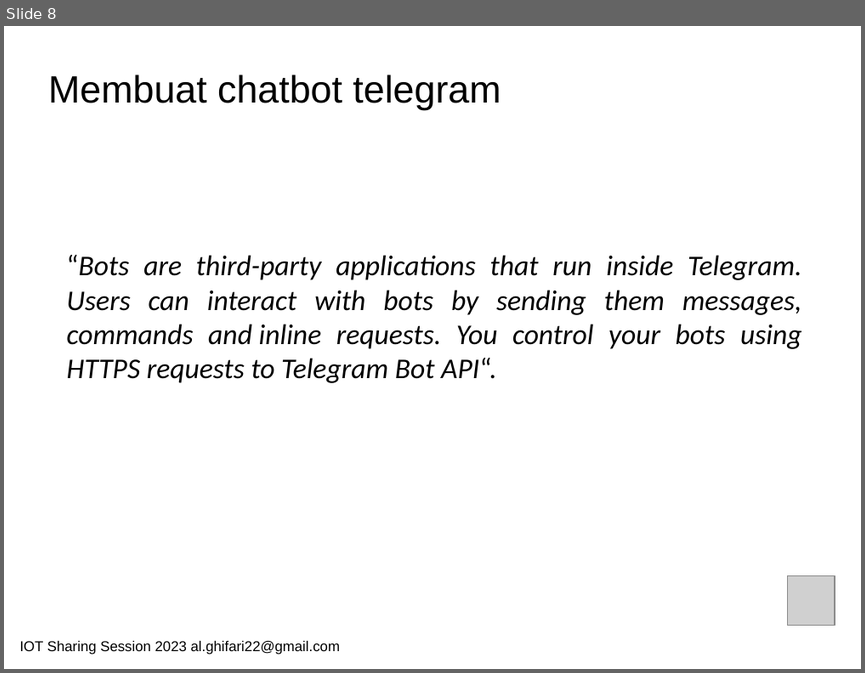
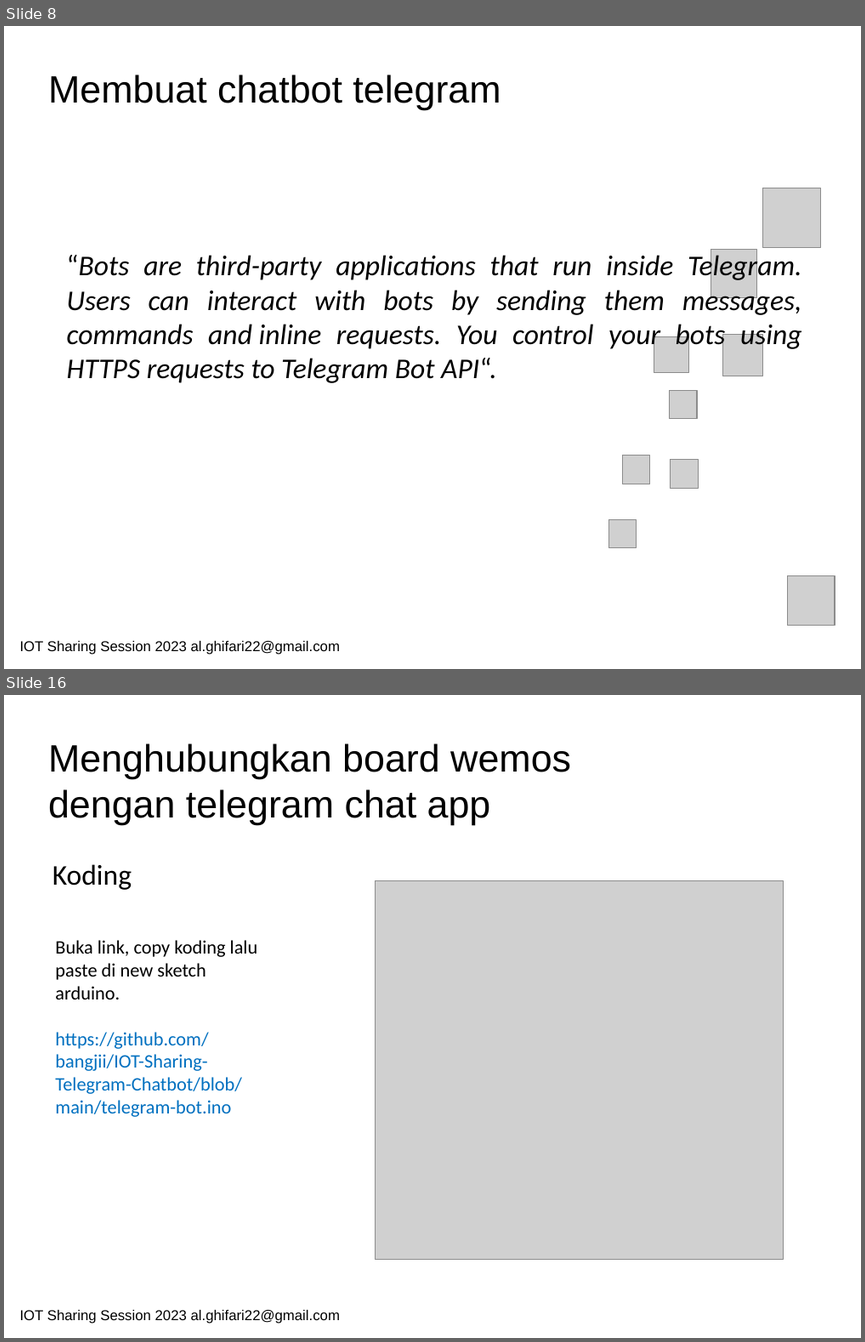
Before and after one commit to bangjii/IOT-Sharing-Telegram-Chatbot, a slide deck: IOT Sharing Session 2023 - Hudzaifah.pptx. Shown one above the other, each under a label of ours: slide 8 before the commit, slides 8 and 16 after it; the slides between them are not shown. The pictures are 865x673 and 865x1342 pixels, drawn with LibreOffice and Linux fonts; fonts in the diff are those of the drawing; grey boxes stand for pictures. Boxes give left, top, right and bottom in pixels: in the first picture for what was removed or moved away, otherwise in the second. Text is boxed around its words. In the diff, an @@ line names an element or a change of style, - is before the commit and + after.

```diff
--- a/IOT Sharing Session 2023 - Hudzaifah.pptx
+++ b/IOT Sharing Session 2023 - Hudzaifah.pptx
@@ slide 16 added at box(4, 695, 861, 1338), background #FFFFFF @@
@@ text added at box(48, 743, 571, 825), 32 pt, text #000000 @@
+Menghubungkan board wemos
+dengan telegram chat app
@@ text added at box(52, 864, 132, 890), 24 pt, text #000000 @@
+Koding
@@ picture added at box(375, 881, 783, 1259) @@
@@ text added at box(55, 940, 258, 1117), 16 pt, text #0070C0 @@
+Buka link, copy koding lalu paste di new sketch arduino.
+https://github.com/bangjii/IOT-Sharing-Telegram-Chatbot/blob/main/telegram-bot.ino
@@ text added at box(20, 1310, 340, 1323), 12 pt, text #000000 @@
+IOT Sharing Session 2023 al.ghifari22@gmail.com
@@ slide 8 changed as well @@
@@ group added at box(608, 188, 821, 548): 8 pictures @@
```
Also in this commit, not shown: 3 other slides changed, 9 other slides added, 1 slide removed.
